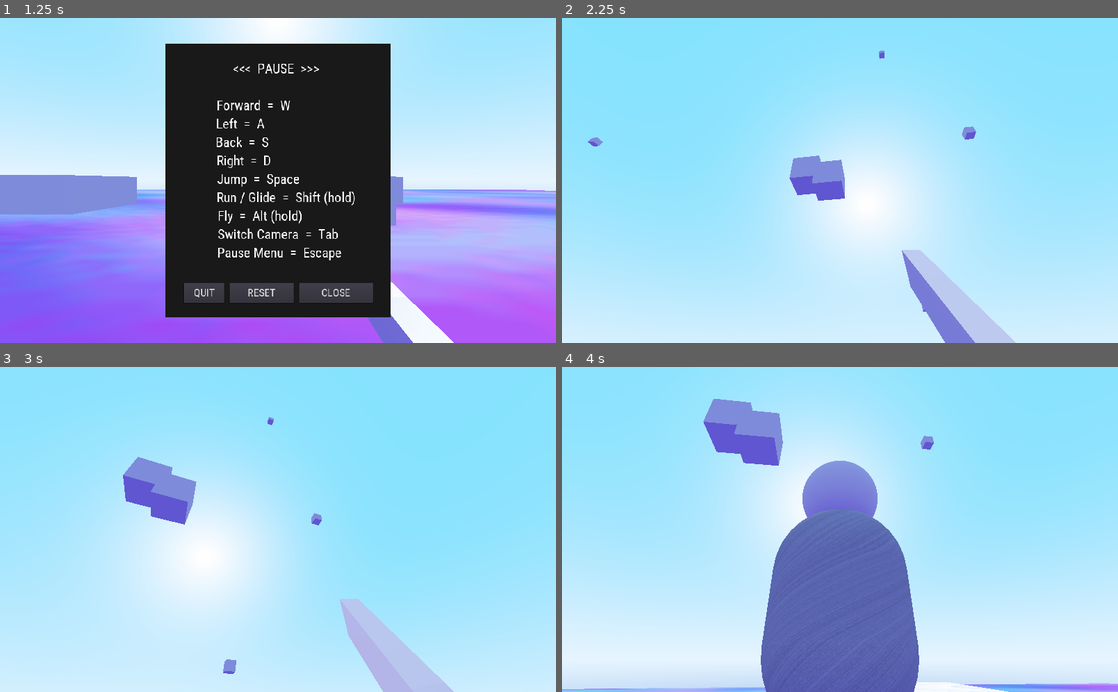
Above: before the commit, frames 1-4 (two rows, left to right).
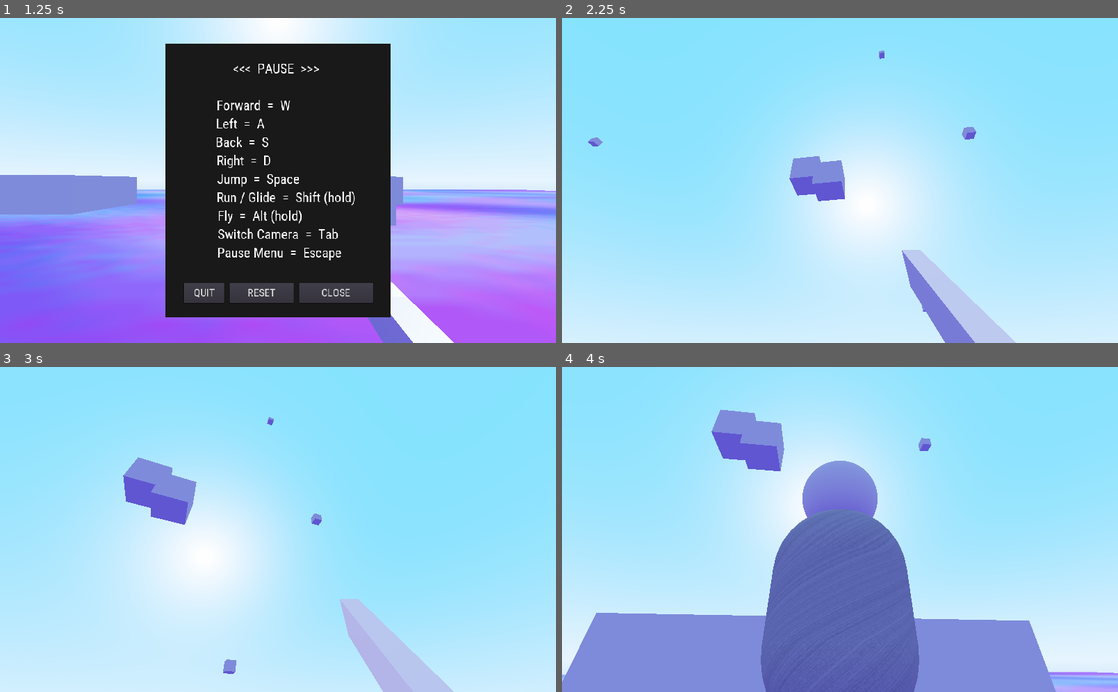
Above: after the commit, the same moments.

Repository: Yuminous/Godot-Shorts
Game: Godot game, scene res://Single.tscn
Two runs of this game, one before a commit and one after it. Both use one fixed random seed, a clock stepped at 60 frames per second and the inputs below.
Inputs (mouse positions are in pixels of both pictures, inside the frame that each line leads up to):
- Up to frame 1 (1.25 s): tap Enter at 0.5 s; move the mouse to (400, 164) at 0.52 s; hold D (right) from 0.53 s (still down); hold Alt (fly) from 0.53 s (still down); tap Tab (camera) at 0.6 s; tap Space (jump) at 0.77, 1.07 s
- Up to frame 2 (2.25 s): release D (right) at 1.25 s; release Alt (fly) at 1.25 s; click "RESET" at 1.25 s; tap Space (jump) at 2 s; move the mouse to (812, 180) at 2.02 s; hold W (forward) from 2.03 s (still down); tap Alt (fly) at 2.1 s
- Up to frame 3 (3 s): keep holding W (forward); tap Space (jump) at 2.27, 2.57 s; tap Shift (sprint) at 2.3 s; move the mouse to (289, 523) at 2.77 s; hold Shift (sprint) from 2.78 s (still down)
- Up to frame 4 (4 s): keep holding W (forward); tap Space (jump) at 3.05, 3.6, 3.77 s; move the mouse to (834, 536) at 3.52 s; release Shift (sprint) at 3.53 s; tap Tab (camera) at 3.8 s

Frame 1 is identical in both runs. In frame 2, less than 0.1% of the frame differs, in the area x 4-75%, y 10-91%; in frame 3, less than 0.1%; in frame 4, 15%, in the area x 0-100%, y 9-100%.

Commit message:
Update Singleton.gd

Diff:
--- a/3.3 → Rudimentary 3D Movement incl. Flight/Singleton.gd
+++ b/3.3 → Rudimentary 3D Movement incl. Flight/Singleton.gd
@@ -3,6 +3,7 @@
 onready var menu = $Label
 onready var player = $KinematicBody
 onready var player_head = $KinematicBody/Spatial
+onready var player_body = $KinematicBody/MeshInstance
 onready var camera = $KinematicBody/Spatial/Camera
 
 var gravity = true
@@ -10,9 +11,8 @@
 var tps = false
 
 var vertical_movement = 0
-var sprint_multiplier = 1
-var freefall_multiplier = 1
-
+var speed_multiplier = 1
+var terminal_velocity = -100
 
 
 func menu():
@@ -26,77 +26,72 @@
 		Input.set_mouse_mode(Input.MOUSE_MODE_VISIBLE)
 
 
-
 func _physics_process(delta):
 	if pause == true:
 		return
 
 	if gravity == true:
-		player.move_and_slide(Vector3(0, vertical_movement, 0), Vector3.UP)
-	if player.is_on_floor() == true:
-		freefall_multiplier = 1
+		player.move_and_slide(Vector3(0, max(vertical_movement, terminal_velocity), 0), Vector3.UP)
+	if player.is_on_floor() == true or player.is_on_wall() == true:
+		vertical_movement = 0
+		terminal_velocity = -100
 		if Input.is_action_pressed("sprint"):
-			sprint_multiplier = 2
+			speed_multiplier = 2
 		if Input.is_action_just_pressed("jump"):
-			vertical_movement = 7
+			vertical_movement = 10
+		if Input.is_action_just_pressed("walk"):
+			speed_multiplier = 0.5
 	else:
-		vertical_movement -= 10 * delta * freefall_multiplier
-		freefall_multiplier += delta * 3
-
+		vertical_movement -= 20 * delta
+		if Input.is_action_pressed("sprint"):
+			terminal_velocity = -2
+			vertical_movement = -2
 	if Input.is_action_pressed("forward"):
-		player.move_and_slide(Vector3(0, 0, -11 * sprint_multiplier).rotated(Vector3.UP, player.rotation.y), Vector3.UP, true)
+		player.move_and_slide(Vector3(0, 0, -11 * speed_multiplier).rotated(Vector3.UP, player.rotation.y), Vector3.UP, true)
 	if Input.is_action_pressed("back"):
-		player.move_and_slide(Vector3(0, 0, 11 * sprint_multiplier).rotated(Vector3.UP, player.rotation.y), Vector3.UP, true)
+		player.move_and_slide(Vector3(0, 0, 11 * speed_multiplier).rotated(Vector3.UP, player.rotation.y), Vector3.UP, true)
 	if Input.is_action_pressed("left"):
-		player.move_and_slide(Vector3(-11 * sprint_multiplier, 0, 0).rotated(Vector3.UP, player.rotation.y), Vector3.UP, true)
+		player.move_and_slide(Vector3(-11 * speed_multiplier, 0, 0).rotated(Vector3.UP, player.rotation.y), Vector3.UP, true)
 	if Input.is_action_pressed("right"):
-		player.move_and_slide(Vector3(11 * sprint_multiplier, 0, 0).rotated(Vector3.UP, player.rotation.y), Vector3.UP, true)
-	if Input.is_action_pressed("sprint"):
-		freefall_multiplier = 0.2
-	elif Input.is_action_just_released("sprint"):
-		sprint_multiplier = 1
-		freefall_multiplier = 1
-
-
-	# the method of flight here below is very crude, based simply on the camera rotation, but it can be tuned better so that players don't notice or don't mind.
-	# o método de voo aqui é muito básico, é simplesmente baseado na rotação da câmara, mas pode ser melhorado de modo a que os jogadores não se apercebam da diferença.
-
+		player.move_and_slide(Vector3(11 * speed_multiplier, 0, 0).rotated(Vector3.UP, player.rotation.y), Vector3.UP, true)
+	if Input.is_action_just_released("sprint"):
+		speed_multiplier = 1
+		terminal_velocity = -100
+	if Input.is_action_just_released("walk"):
+		speed_multiplier = 1
 	if Input.is_action_pressed("fly"):
 		gravity = false
-		sprint_multiplier = 1
-		freefall_multiplier = 1
+		speed_multiplier = 1
 		vertical_movement = 0
-		var A = player_head.rotation_degrees.x / 3  # <<< flight up or down is based on camera rotation, finely tune this by changing the offset "/ 3"
+		var A = player_head.rotation_degrees.x / 3
 		if Input.is_action_pressed("sprint"):
-			sprint_multiplier = 2
-			A = A * 1.5  # <<< climb rate is multiplied here while "sprinting" in the air to maintain flight attitude, again, modify the offset if need be
-
-
+			speed_multiplier = 2
+			A = A * 1.5
 		if Input.is_action_pressed("forward"):
 			player.move_and_slide(Vector3(0, A, 0), Vector3.UP)
 	elif Input.is_action_just_released("fly"):
 		gravity = true
-		sprint_multiplier = 1
+		speed_multiplier = 1
 	if Input.is_action_just_pressed("camera"):
 		if tps == true:
+			player_body.hide()
 			camera.set_translation(Vector3(0, 0.2, -0.4))
 			camera.rotation_degrees.x = -0
 			tps = false
 		elif tps == false:
+			player_body.show()
 			camera.set_translation(Vector3(0, 0.2, 4.4))
 			camera.rotation_degrees.x = -10
 			tps = true
 
 
-
 func _unhandled_input(event):
 	if event is InputEventMouseMotion and pause == false:
 		player.rotate_y(-event.relative.x/150)
-		player_head.rotation_degrees.x = clamp(player_head.rotation_degrees.x - event.relative.y/5, -50, 90)
+		player_head.rotation_degrees.x = clamp(player_head.rotation_degrees.x - event.relative.y/5, -70, 95)
 
 	if event.is_action_pressed("pause"):
 		menu()
-
 
 
 func _on_Button_pressed():
